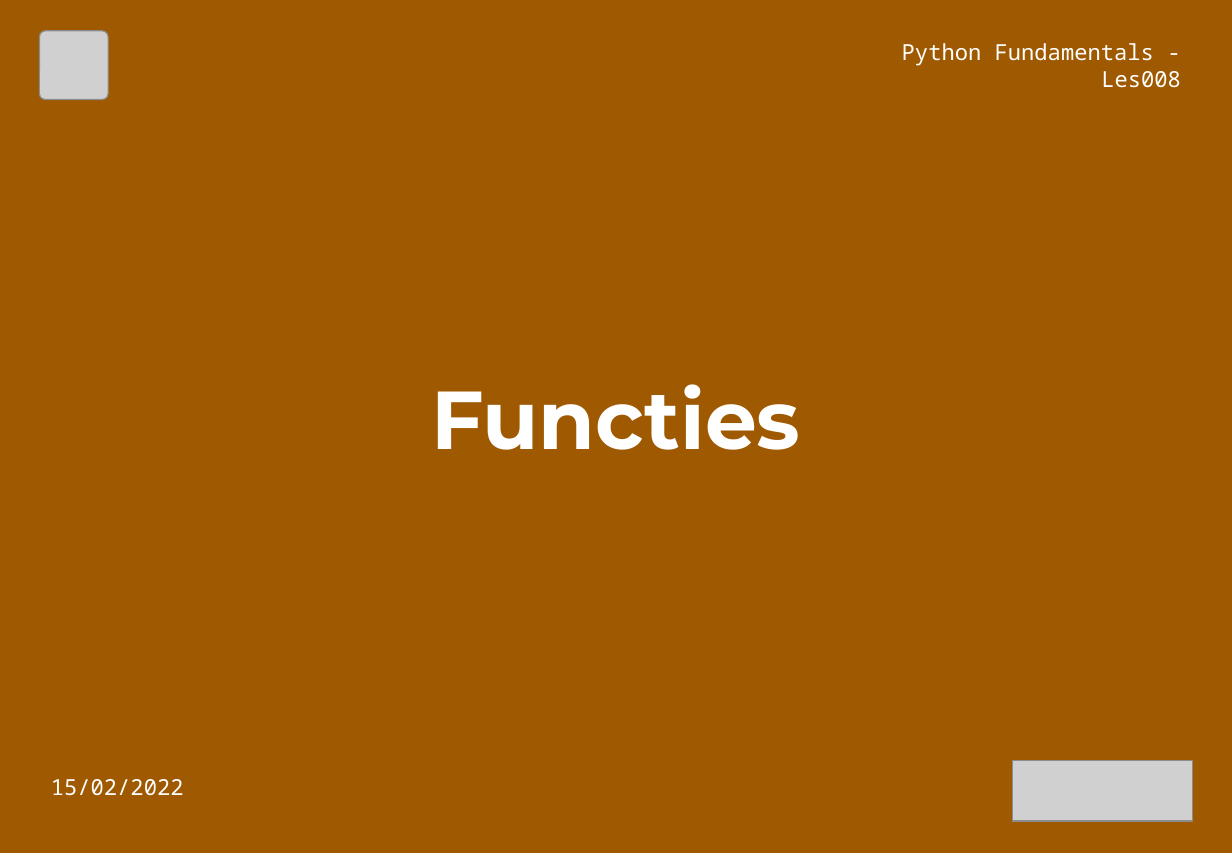
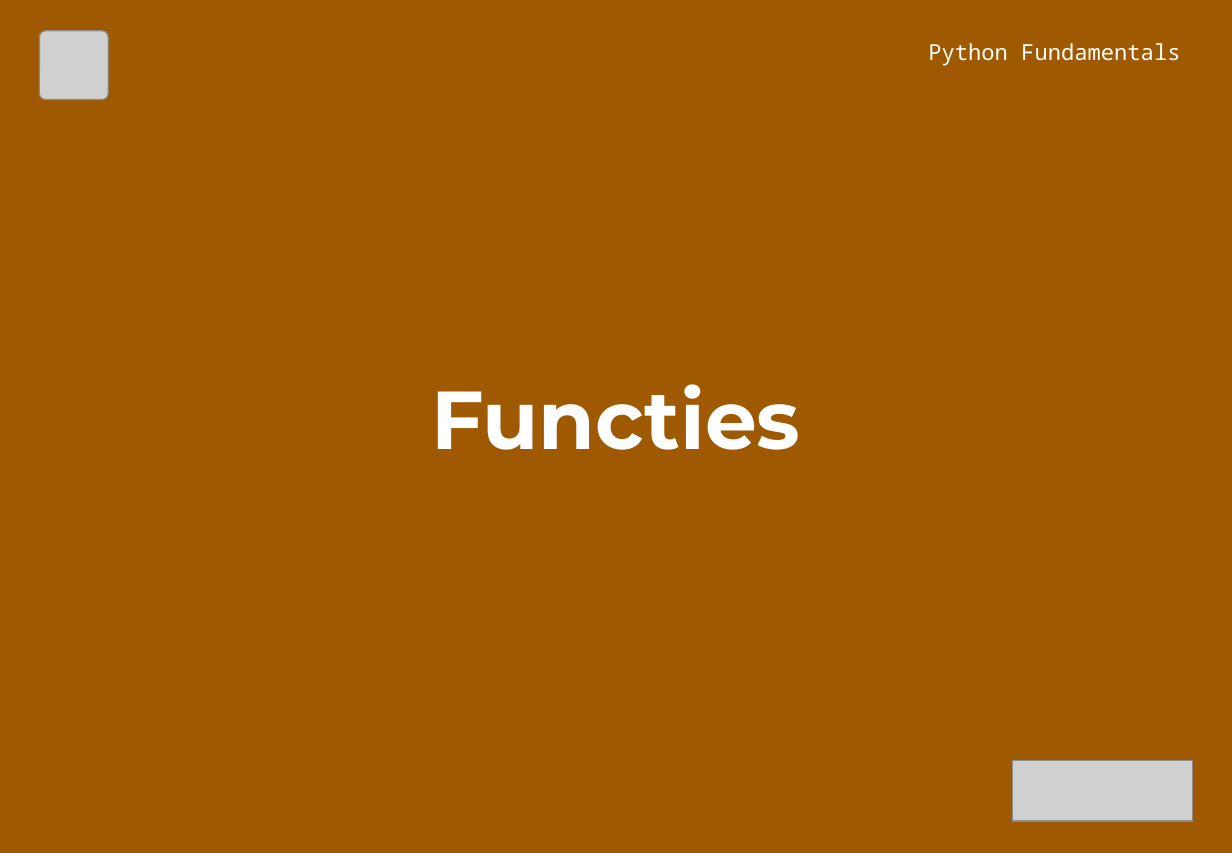
Before and after one commit to yilmazchef/python-notebooks, a slide deck: slide 4 of Presentations/Nederlands/04 - Methoden en Functies.pptx. Drawn at 1232x853 pixels with LibreOffice and Linux fonts; fonts in the diff are those of the drawing; grey boxes stand for pictures. Boxes give left, top, right and bottom in pixels: in the first picture for what was removed or moved away, otherwise in the second. Text is boxed around its words. In the diff, an @@ line names an element or a change of style, - is before the commit and + after.

```diff
--- a/Presentations/Nederlands/04 - Methoden en Functies.pptx
+++ b/Presentations/Nederlands/04 - Methoden en Functies.pptx
@@ text at (928, 43, 1180, 66): text changed @@
-Python Fundamentals - Les008
+Python Fundamentals
@@ text removed at (51, 779, 184, 796) @@
-15/02/2022
```
Also in this commit, not shown: 58 other slides changed, 26 other files.
